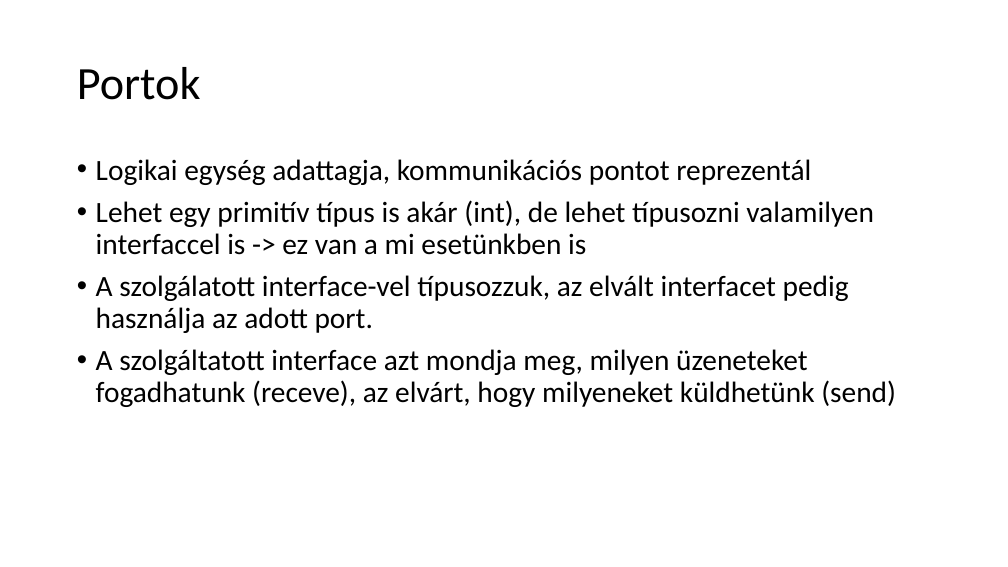
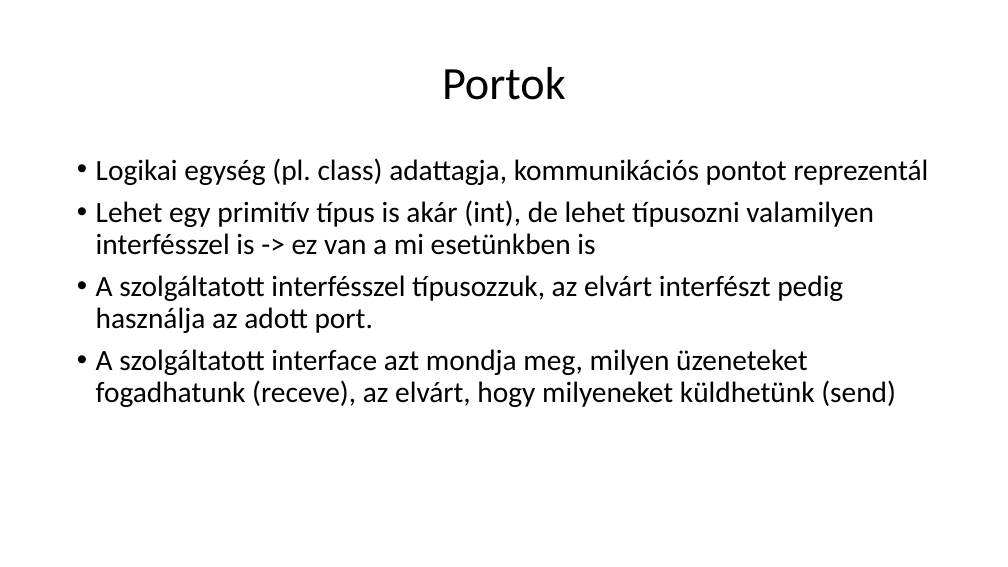
Before and after one commit to nagyandras95/Egyetem, a slide deck: slide 2 of port_versions/Komponensek.pptx. Drawn at 1008x567 pixels with LibreOffice and Linux fonts; fonts in the diff are those of the drawing. Boxes give left, top, right and bottom in pixels: in the first picture for what was removed or moved away, otherwise in the second. Text is boxed around its words. In the diff, an @@ line names an element or a change of style, - is before the commit and + after.

```diff
--- a/port_versions/Komponensek.pptx
+++ b/port_versions/Komponensek.pptx
@@ title "Portok" at [442, 67, 566, 100]: alignment left to centre @@
@@ text at [96, 158, 928, 333]: text changed @@
-• Logikai egység adattagja, kommunikációs pontot reprezentál
-• Lehet egy primitív típus is akár (int), de lehet típusozni valamilyen interfaccel is -> ez van a mi esetünkben is
-• A szolgálatott interface-vel típusozzuk, az elvált interfacet pedig használja az adott port.
+• Logikai egység (pl. class) adattagja, kommunikációs pontot reprezentál
+• Lehet egy primitív típus is akár (int), de lehet típusozni valamilyen interfésszel is -> ez van a mi esetünkben is
+• A szolgáltatott interfésszel típusozzuk, az elvárt interfészt pedig használja az adott port.
```
Also in this commit, not shown: 3 other slides changed, 1 slide added.
